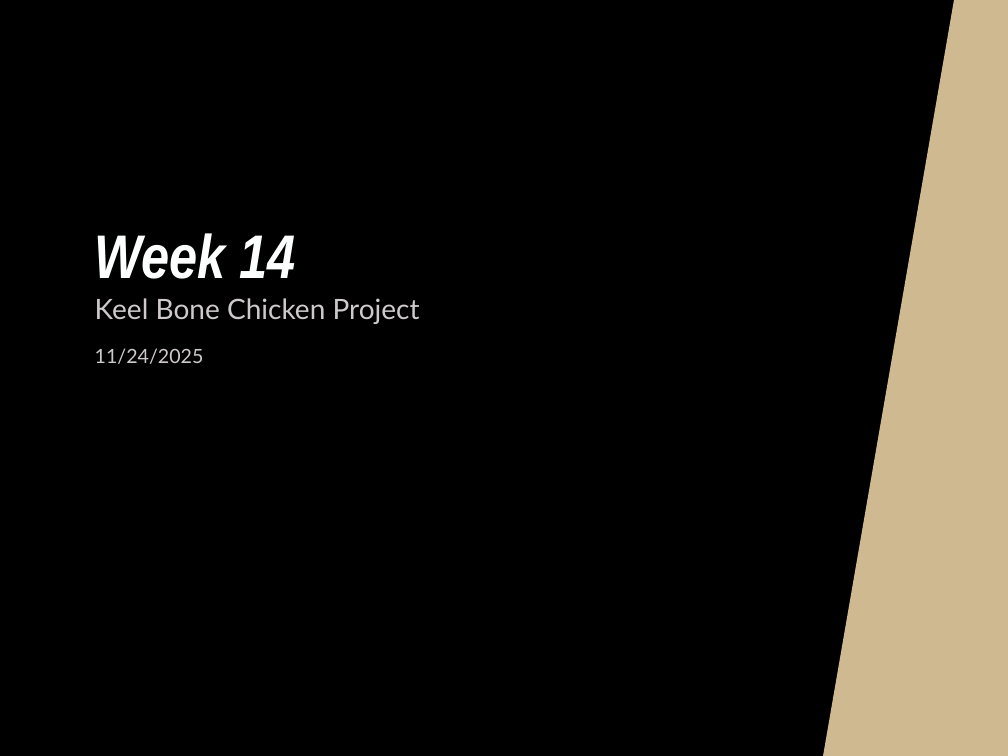
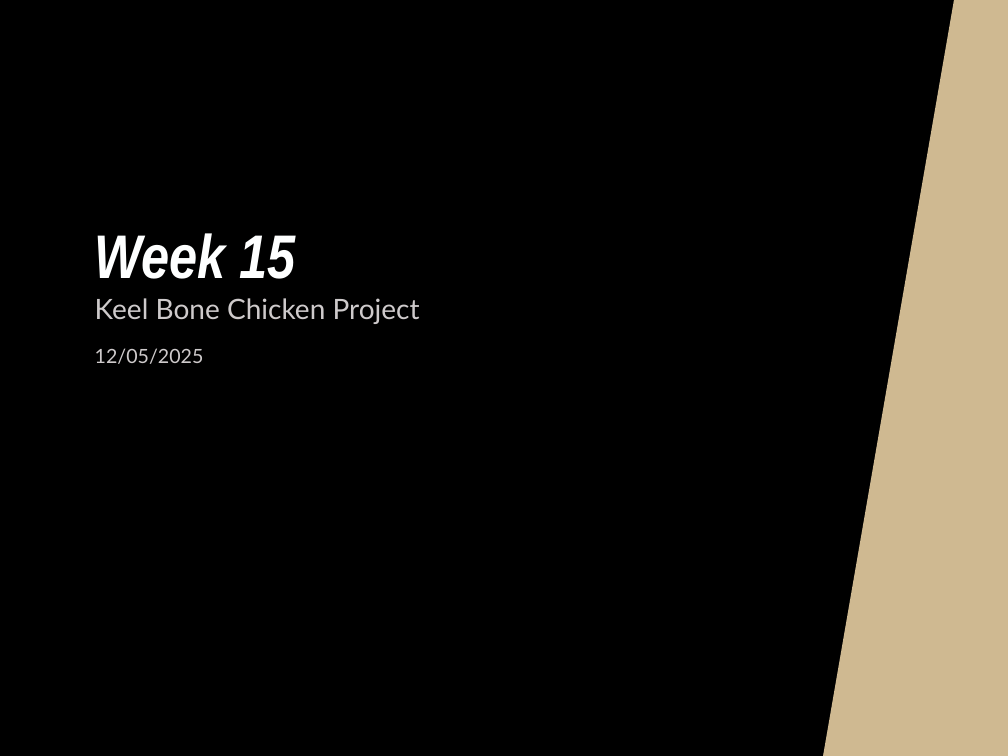
Before and after one commit to NHuang58/Biomedical_Device_PCB, a slide deck: slide 1 of Documentation/Slides/Week_13.pptx. Drawn at 1008x756 pixels with LibreOffice and Linux fonts; fonts in the diff are those of the drawing; background and template pictures are left out. Boxes give left, top, right and bottom in pixels: in the first picture for what was removed or moved away, otherwise in the second. Text is boxed around its words. In the diff, an @@ line names an element or a change of style, - is before the commit and + after.

Commit message:
Week 14 Changes

```diff
--- a/Documentation/Slides/Week_13.pptx
+++ b/Documentation/Slides/Week_13.pptx
@@ title at [95, 233, 296, 279]: text changed @@
-Week 14
+Week 15
@@ text at [95, 348, 204, 364]: text changed @@
-11/24/2025
+12/05/2025
```
Also in this commit, not shown: 2 other slides changed, 2 slides added, 3 slides removed, 2 other files.
